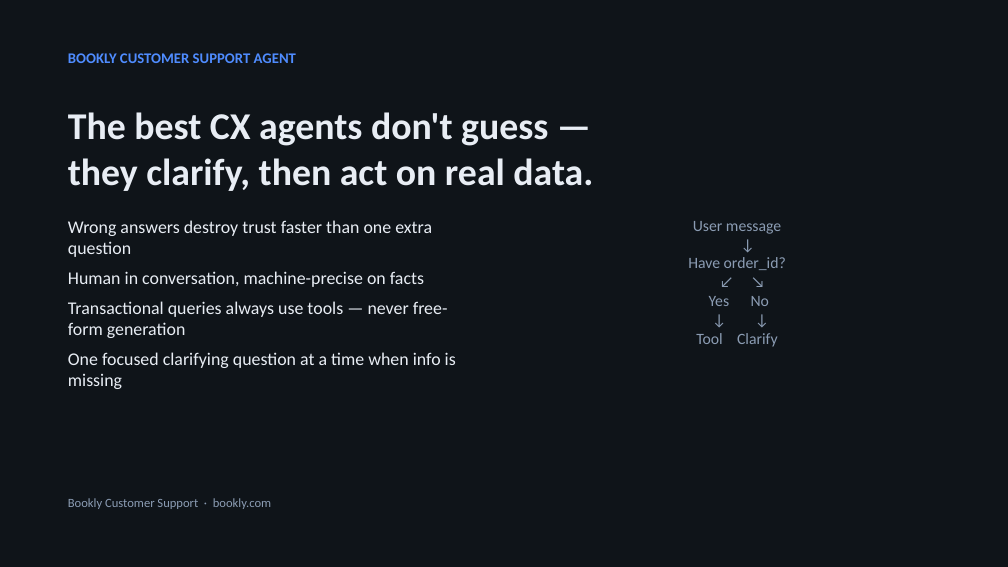
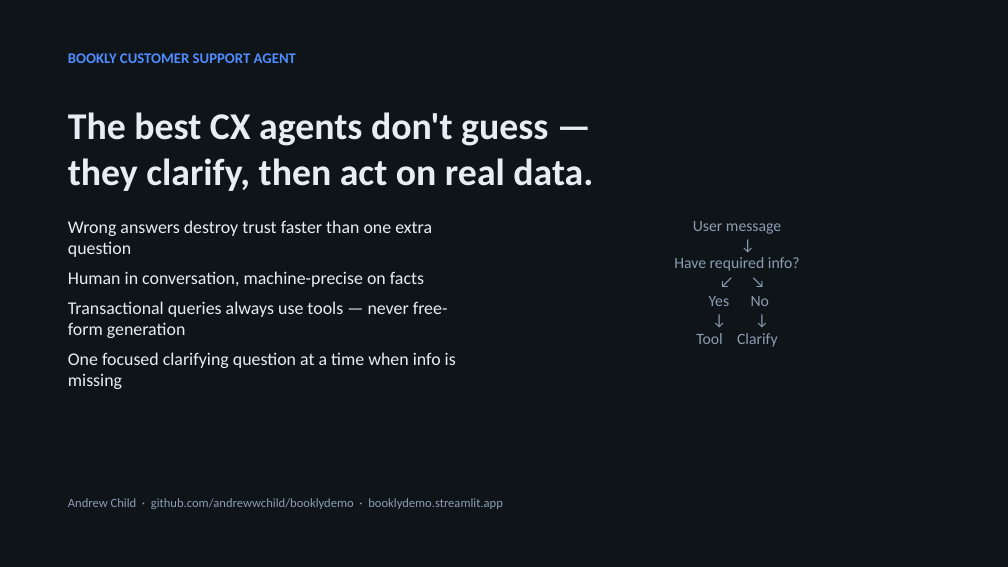
Before and after one commit to andrewwchild/booklydemo, a slide deck: slide 1 of Bookly_CS_Agent_Pitch.pptx. Drawn at 1008x567 pixels with LibreOffice and Linux fonts; fonts in the diff are those of the drawing. Boxes give left, top, right and bottom in pixels: in the first picture for what was removed or moved away, otherwise in the second. Text is boxed around its words. In the diff, an @@ line names an element or a change of style, - is before the commit and + after.

```diff
--- a/Bookly_CS_Agent_Pitch.pptx
+++ b/Bookly_CS_Agent_Pitch.pptx
@@ text at bbox=[674, 221, 800, 347]: text changed @@
-User message
-↓
-Have order_id?
-↙ ↘
-Yes No
-↓ ↓
-Tool Clarify
+User message
+↓
+Have required info?
+↙ ↘
+Yes No
+↓ ↓
+Tool Clarify
@@ text at bbox=[68, 498, 503, 509]: text changed @@
-Bookly Customer Support · bookly.com
+Andrew Child · github.com/andrewwchild/booklydemo · booklydemo.streamlit.app
```
Also in this commit, not shown: 4 other slides changed, 3 slides added, 6 other files.
